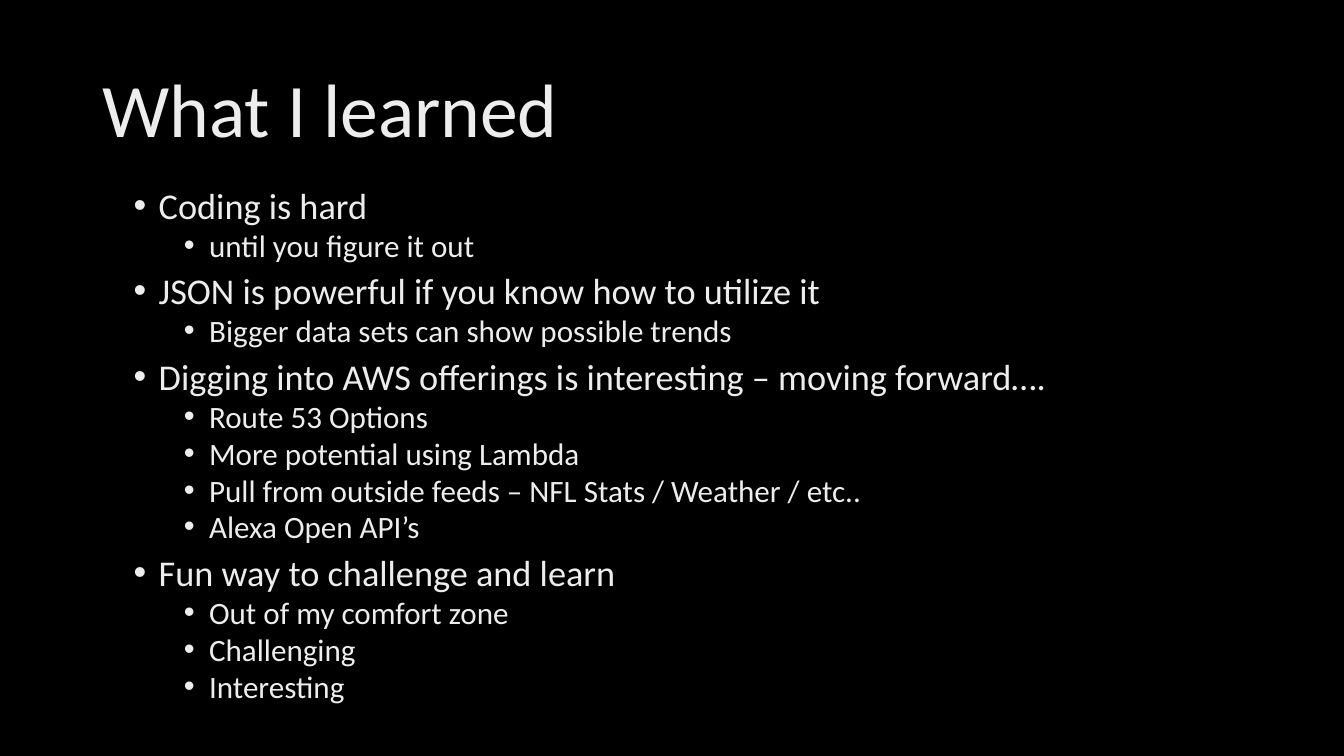
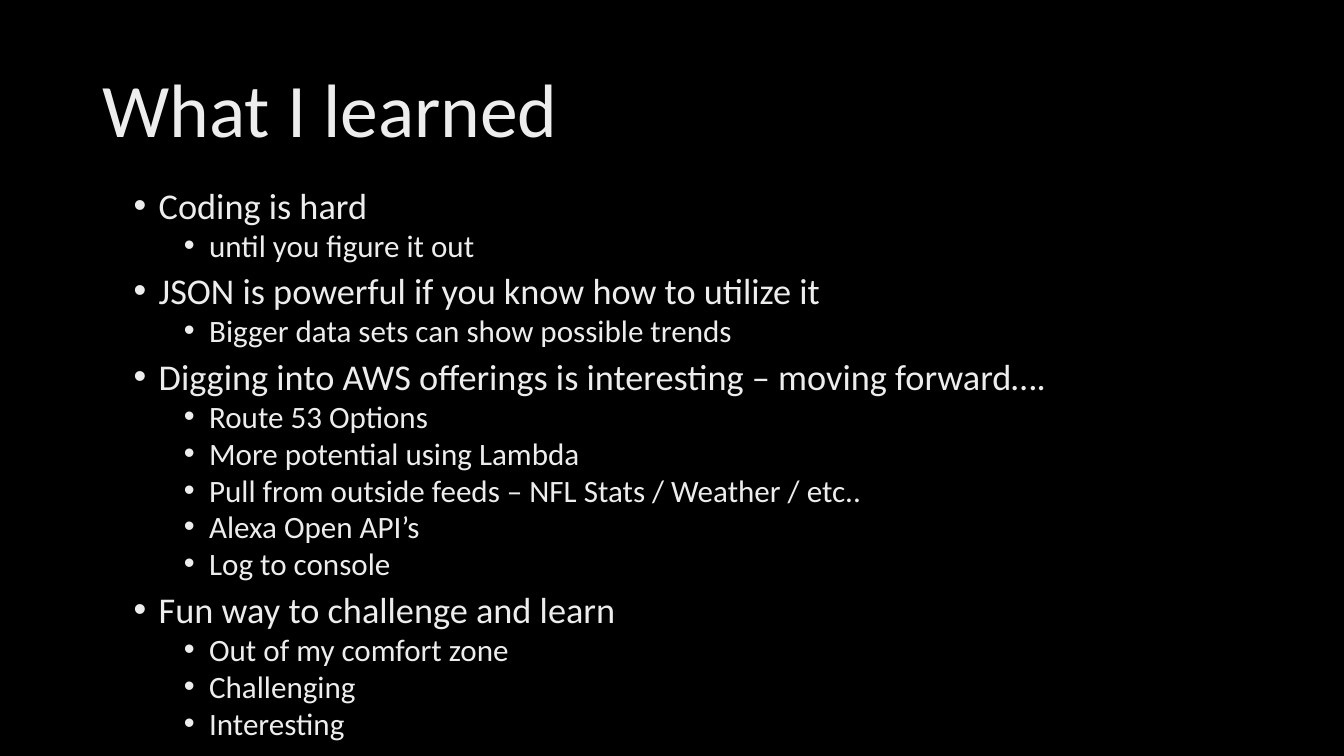
Before and after one commit to djherd/ProjectUnicorn, a slide deck: slide 8 of Doug Herd Project Presentation.pptx. Drawn at 1344x756 pixels with LibreOffice and Linux fonts; fonts in the diff are those of the drawing; background and template pictures are left out. Boxes give left, top, right and bottom in pixels: in the first picture for what was removed or moved away, otherwise in the second. Text is boxed around its words. In the diff, an @@ line names an element or a change of style, - is before the commit and + after.

Commit message:
updates

```diff
--- a/Doug Herd Project Presentation.pptx
+++ b/Doug Herd Project Presentation.pptx
@@ text at (x1=209, y1=553, x2=391, y2=581): paragraph added @@
+  • Log to console
```
